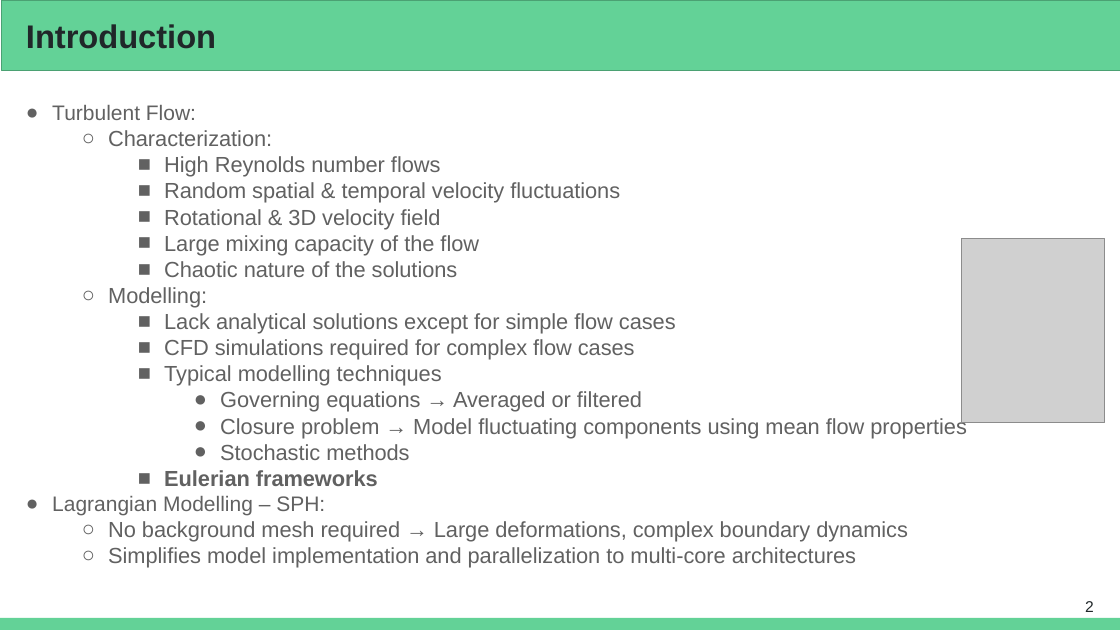
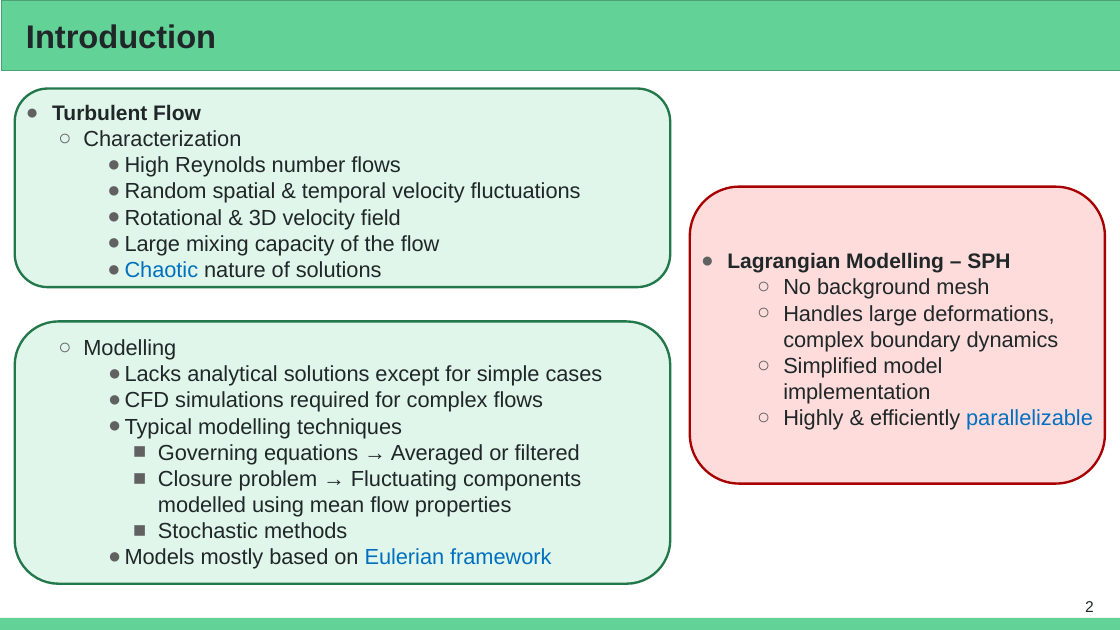
Before and after one commit to Prajwal-Prathiksh/ddp-thesis, a slide deck: slide 2 of report/DDP Stage I - 2022.pptx. Drawn at 1120x630 pixels with LibreOffice and Linux fonts; fonts in the diff are those of the drawing; grey boxes stand for pictures. Boxes give left, top, right and bottom in pixels: in the first picture for what was removed or moved away, otherwise in the second. Text is boxed around its words. In the diff, an @@ line names an element or a change of style, - is before the commit and + after.

```diff
--- a/report/DDP Stage I - 2022.pptx
+++ b/report/DDP Stage I - 2022.pptx
@@ rounded rectangle added at [15,88,670,287], fill #E0F6EA, outline #23784B 2 pt @@
@@ text at [52,104,241,146]: text changed; text colour #616161 to #202729 @@
-● Turbulent Flow:
-  ○ Characterization:
+● Turbulent Flow
+  ○ Characterization
@@ text at [125,156,581,539]: text colour #616161 to #202729 in "High Reynolds number flows", "Random spatial & temporal velocity fluctuations", "Rotational & 3D velocity field", "Large mixing capacity of the flow" and 3 more places; bullet ■ to ●; list level 3 to 4 in "High Reynolds number flows"; list level 3 to 4 in "Random spatial & temporal velocity ..."; list level 3 to 4 in "Rotational & 3D velocity field"; list level 3 to 4 in "Large mixing capacity of the ..."; list level 3 to 4 in "Typical modelling techniques"; bullet ● to ■; list level 4 to 6 in "Governing equations → Averaged or ..."; list level 4 to 6 in "Stochastic methods" @@
@@ rounded rectangle added at [690,187,1105,483], fill #FFDCDC, outline #A80000 2 pt @@
@@ picture removed at [962,239,1105,423] @@
@@ text at [83,261,603,412]: text changed; text colour #616161 to #202729 @@
-    ■ Chaotic nature of the solutions
-  ○ Modelling:
-    ■ Lack analytical solutions except for simple flow cases
-    ■ CFD simulations required for complex flow cases
+      ● Chaotic nature of solutions
+  ○ Modelling
+      ● Lacks analytical solutions except for simple cases
+      ● CFD simulations required for complex flows
@@ text added at [727,252,1093,430], 18.7 pt, text #202729 @@
+● Lagrangian Modelling – SPH
+  ○ No background mesh
+  ○ Handles large deformations, complex boundary dynamics
+  ○ Simplified model implementation
+  ○ Highly & efficiently parallelizable
@@ rounded rectangle added at [15,322,670,584], fill #E0F6EA, outline #23784B 2 pt @@
@@ text at [158,470,581,517]: text changed; text colour #616161 to #202729 @@
-      ● Closure problem → Model fluctuating components using mean flow properties
+          ■ Closure problem → Fluctuating components modelled using mean flow properties
@@ text at [125,548,551,569]: text changed; text colour #616161 to #202729 @@
-    ■ Eulerian frameworks
-● Lagrangian Modelling – SPH:
-  ○ No background mesh required → Large deformations, complex boundary dynamics
-  ○ Simplifies model implementation and parallelization to multi-core architectures
+      ● Models mostly based on Eulerian framework
```
Also in this commit, not shown: 1 other slide changed, 3 slides added.
